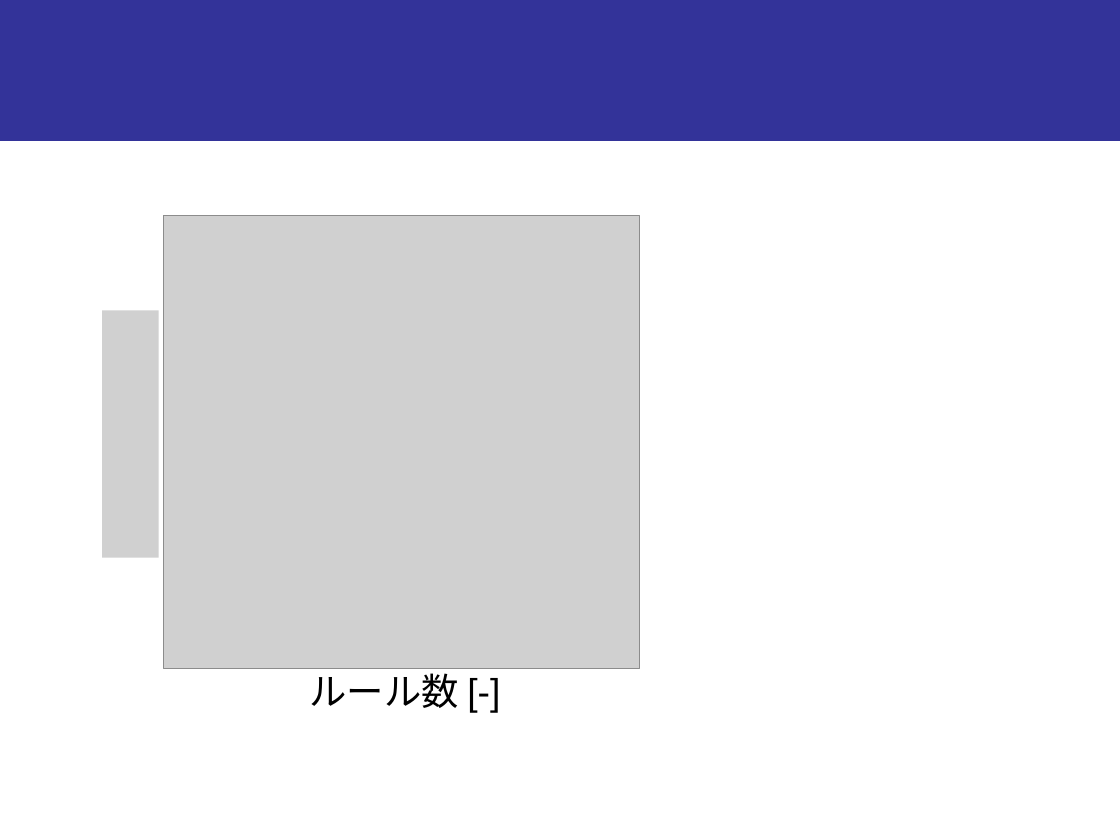
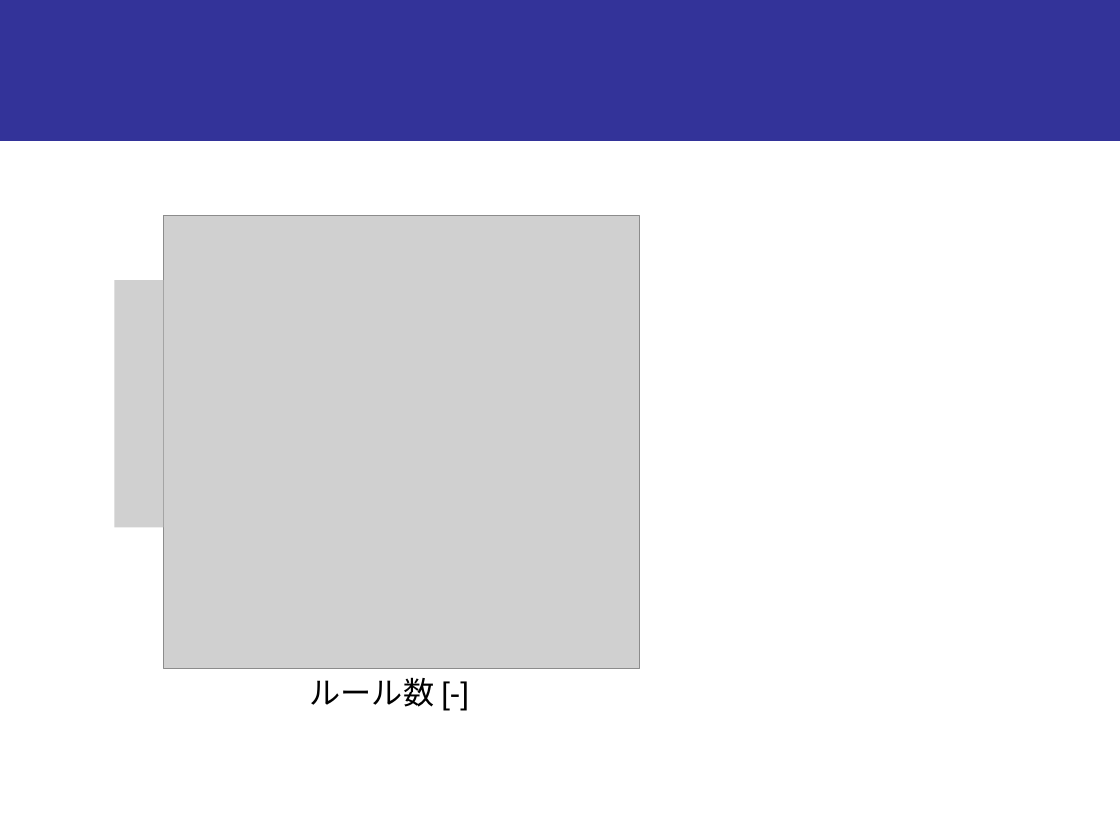
Before and after one commit to onikUone/Junior_slides, a slide deck: slide 18 of Junior_下書き.pptx. Drawn at 1120x840 pixels with LibreOffice and Linux fonts; fonts in the diff are those of the drawing; grey boxes stand for pictures. Boxes give left, top, right and bottom in pixels: in the first picture for what was removed or moved away, otherwise in the second. Text is boxed around its words. In the diff, an @@ line names an element or a change of style, - is before the commit and + after.

```diff
--- a/Junior_下書き.pptx
+++ b/Junior_下書き.pptx
@@ picture: place and size @@
-picture at [102,310,158,557]
+picture at [115,281,164,528]
@@ text "ルール数 [-]" at [310,677,435,707]: size 24 to 20 pt @@
```
Also in this commit, not shown: 3 other slides changed, 1 other file.
